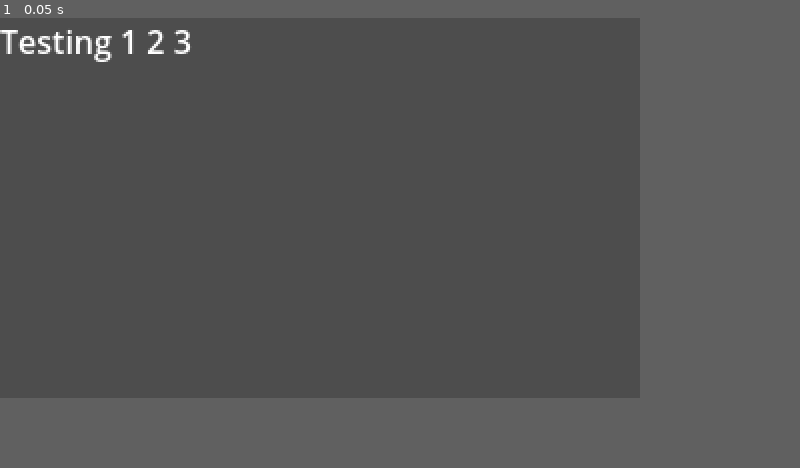
Above: before the commit, frame 1.
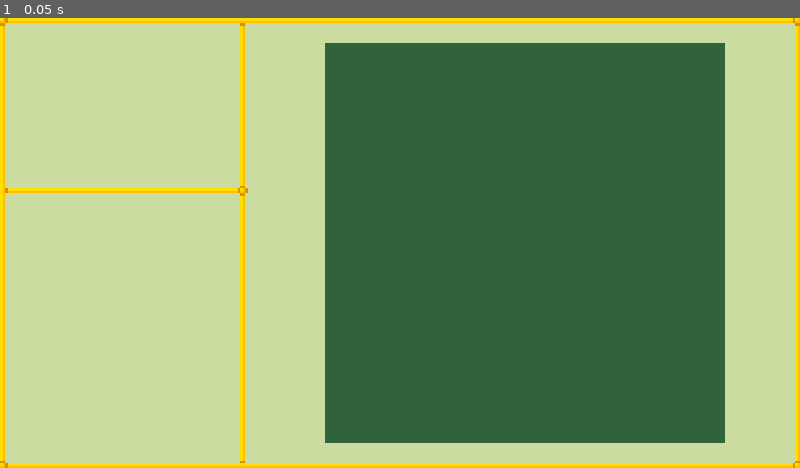
Above: after the commit, the same moment.

Repository: DarkVex9/LD55-Summoning-Circuits
Game: Godot game, scene res://main.tscn
The game is run twice, just before and just after one commit, with the same random seed, the same clock (stepped at 60 frames per second) and the same inputs. Before the commit the project starts from res://test.tscn.
Inputs:
- Up to frame 1 (0.05 s): no input
In our replay, the window is 640x380 before the commit and 800x450 after it. These sizes can differ from the game's own. Grey fills any space a smaller window leaves; there, only what the larger window draws over its background counts as a difference.

The runs differ from the first frame. In frame 1, 83% of the frame differs, in the area x 0-100%, y 0-100%.

Commit message:
Roughing out UI

Diff:
--- /dev/null
+++ b/LD55-Summoning/main.tscn
@@ -0,0 +1,71 @@
+[gd_scene load_steps=3 format=3 uid="uid://bojei2uoh20q5"]
+
+[ext_resource type="Texture2D" uid="uid://7xtbm0cnlbae" path="res://Assets/Border9.png" id="1_avgx8"]
+
+[sub_resource type="Curve2D" id="Curve2D_3v8co"]
+_data = {
+"points": PackedVector2Array(0, 0, 0, 0, 0, 0)
+}
+point_count = 1
+
+[node name="Node2D" type="Node2D"]
+
+[node name="Path2D" type="Path2D" parent="."]
+curve = SubResource("Curve2D_3v8co")
+
+[node name="MainField" type="ColorRect" parent="."]
+offset_left = 98.0
+offset_right = 318.0
+offset_bottom = 180.0
+color = Color(0.792157, 0.862745, 0.623529, 1)
+
+[node name="Circle Placeholder" type="ColorRect" parent="MainField"]
+offset_left = 32.0
+offset_top = 10.0
+offset_right = 192.0
+offset_bottom = 170.0
+color = Color(0.188235, 0.384314, 0.235294, 1)
+
+[node name="TopLeftField" type="ColorRect" parent="."]
+offset_right = 96.0
+offset_bottom = 68.0
+color = Color(0.792157, 0.862745, 0.623529, 1)
+
+[node name="TopLeftBorder" type="NinePatchRect" parent="TopLeftField"]
+offset_left = -1.0
+offset_top = -1.0
+offset_right = 99.0
+offset_bottom = 71.0
+texture = ExtResource("1_avgx8")
+patch_margin_left = 5
+patch_margin_top = 5
+patch_margin_right = 5
+patch_margin_bottom = 5
+
+[node name="BottomLeftField" type="ColorRect" parent="."]
+offset_top = 70.0
+offset_right = 96.0
+offset_bottom = 178.0
+color = Color(0.792157, 0.862745, 0.623529, 1)
+
+[node name="BottomLeft" type="NinePatchRect" parent="BottomLeftField"]
+offset_left = -1.0
+offset_top = -3.0
+offset_right = 99.0
+offset_bottom = 111.0
+texture = ExtResource("1_avgx8")
+patch_margin_left = 5
+patch_margin_top = 5
+patch_margin_right = 5
+patch_margin_bottom = 5
+
+[node name="ScreenBorder 320x180" type="NinePatchRect" parent="."]
+offset_left = -1.0
+offset_top = -1.0
+offset_right = 321.0
+offset_bottom = 181.0
+texture = ExtResource("1_avgx8")
+patch_margin_left = 5
+patch_margin_top = 5
+patch_margin_right = 5
+patch_margin_bottom = 5
--- a/LD55-Summoning/project.godot
+++ b/LD55-Summoning/project.godot
@@ -11,15 +11,16 @@
 [application]
 
 config/name="Ld 55-summoning"
-run/main_scene="res://test.tscn"
+run/main_scene="res://main.tscn"
 config/features=PackedStringArray("4.1", "GL Compatibility")
 config/icon="res://icon.svg"
 
 [display]
 
-window/size/viewport_width=320
-window/size/viewport_height=190
+window/size/viewport_width=1280
+window/size/viewport_height=720
 window/stretch/mode="viewport"
+window/stretch/scale=4.0
 
 [rendering]
 
--- a/LD55-Summoning/test.tscn
+++ /dev/null
@@ -1,11 +0,0 @@
-[gd_scene load_steps=2 format=3 uid="uid://bojei2uoh20q5"]
-
-[sub_resource type="LabelSettings" id="LabelSettings_08sso"]
-
-[node name="Node2D" type="Node2D"]
-
-[node name="Label" type="Label" parent="."]
-offset_right = 96.0
-offset_bottom = 26.0
-text = "Testing 1 2 3"
-label_settings = SubResource("LabelSettings_08sso")
Binary file added: LD55-Summoning/Assets/Border9.png
Not shown, added: LD55-Summoning/Assets/Border9.png.import
Not shown, added: LD55-Summoning/palette_py.txt
Not shown, added: Asset Project Files/Border.xcf
